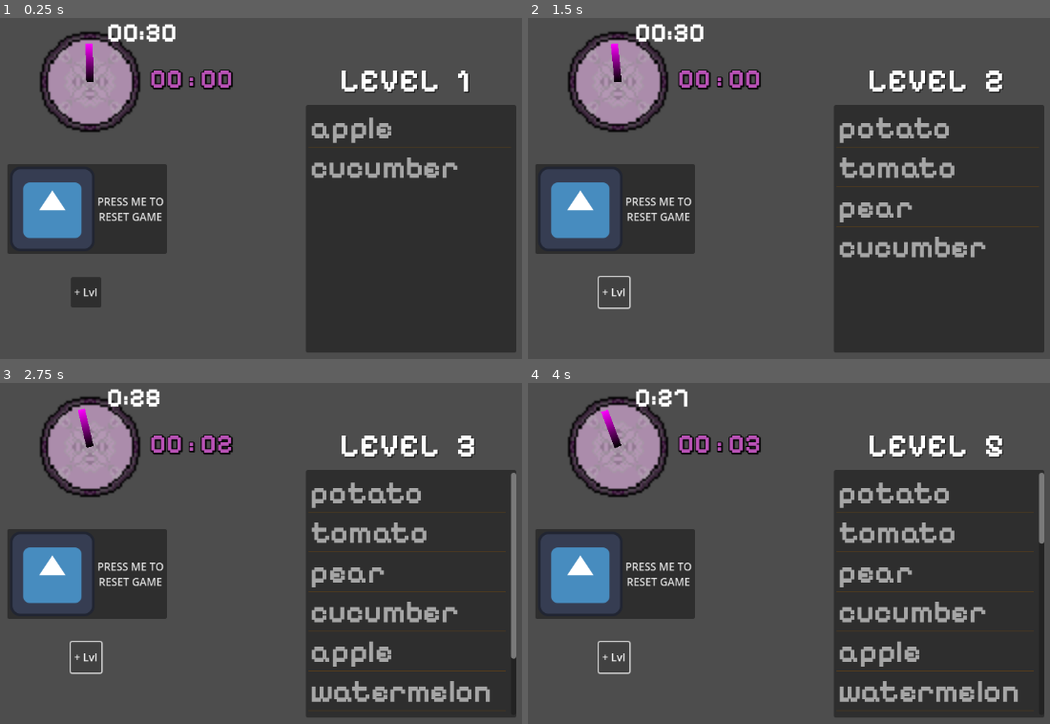
Above: before the commit, frames 1-4 (two rows, left to right).
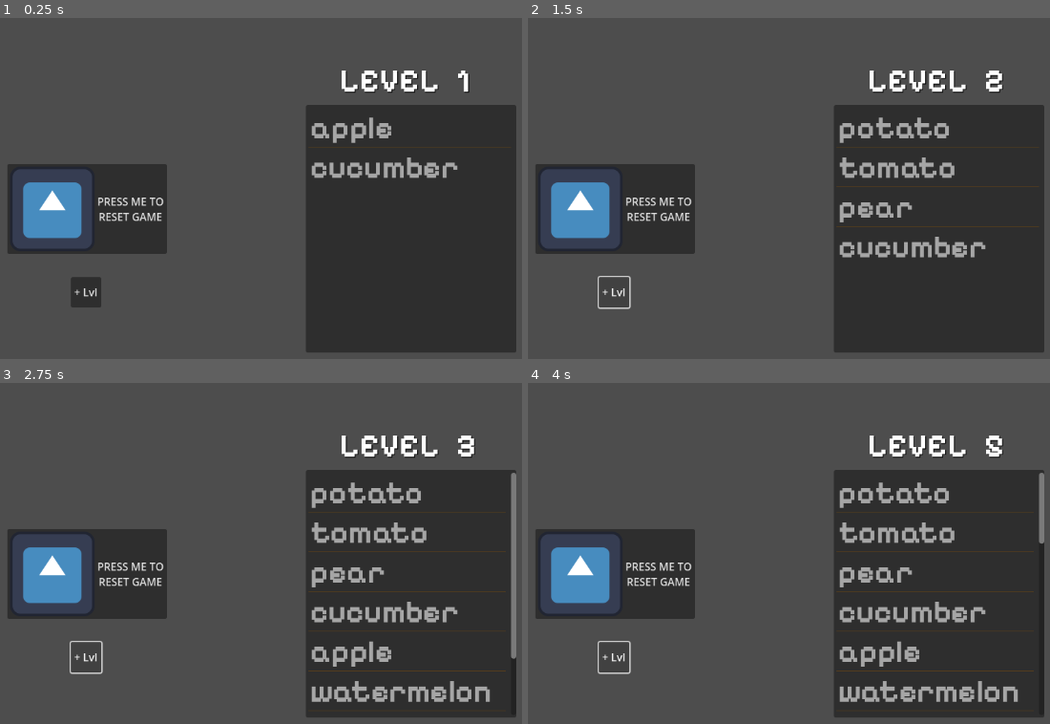
Above: after the commit, the same moments.

Repository: PauCape/gamejam-brackeys2025.1
Game: Godot game, scene res://Scenes/screen.tscn
The game is run twice, just before and just after one commit, with the same random seed, the same clock (stepped at 60 frames per second) and the same inputs. The engine's default icon, where the game draws it, is replaced by a stand-in: a white triangle on a blue panel in a dark square.
Inputs:
- Up to frame 1 (0.25 s): no input
- Up to frame 2 (1.5 s): click "PRESS ME TO RESET GAME" at 0.5 s; click "+ Lvl" at 1.25 s
- Up to frame 3 (2.75 s): click "+ Lvl" at 2 s
- Up to frame 4 (4 s): click "+ Lvl" at 2.75 s; tap Enter at 3.5 s

The runs differ from the first frame. In frame 1, 5.3% of the frame differs, in the area x 7-45%, y 1-34%; in frame 2, 5.3%; in frame 3, 5.3%; in frame 4, 5.2%.

Commit message:
cleaning random list folder

Diff:
--- a/potion-recall/Scenes/random_list.tscn
+++ b/potion-recall/Scenes/random_list.tscn
@@ -1,7 +1,7 @@
 [gd_scene load_steps=3 format=3 uid="uid://btrvcol50r6cv"]
 
 [ext_resource type="Script" path="res://Scripts/control.gd" id="1_m2w3t"]
-[ext_resource type="FontFile" uid="uid://cjlkjq5rse0vx" path="res://static/PixelifySans-Bold.ttf" id="2_7l888"]
+[ext_resource type="FontFile" uid="uid://cjlkjq5rse0vx" path="res://Fonts/PixelifySans-Bold.ttf" id="2_7l888"]
 
 [node name="Control" type="Control"]
 layout_mode = 3
--- a/potion-recall/Scenes/screen.tscn
+++ b/potion-recall/Scenes/screen.tscn
@@ -1,12 +1,7 @@
-[gd_scene load_steps=8 format=3 uid="uid://dahg20tscyjle"]
+[gd_scene load_steps=3 format=3 uid="uid://dahg20tscyjle"]
 
 [ext_resource type="Texture2D" uid="uid://048hjhfr4mvv" path="res://icon.svg" id="1_7di0j"]
 [ext_resource type="PackedScene" uid="uid://btrvcol50r6cv" path="res://Scenes/random_list.tscn" id="2_4g3a4"]
-[ext_resource type="PackedScene" uid="uid://cqurrdx6khqkc" path="res://clock-logic/hud.tscn" id="3_ikoh8"]
-[ext_resource type="Texture2D" uid="uid://dcqqbhhgrfto6" path="res://clock-logic/pixil-frame-0.png" id="3_myu6c"]
-[ext_resource type="PackedScene" uid="uid://og1p5x8mv0mp" path="res://clock-logic/digital_clock.tscn" id="4_vvw2d"]
-[ext_resource type="PackedScene" uid="uid://dfuie3s4to1vq" path="res://clock-logic/clock_face.tscn" id="4_xlb6f"]
-[ext_resource type="PackedScene" uid="uid://or3f4o30gqij" path="res://time-bar/game_time.tscn" id="7_3y30u"]
 
 [node name="Screen" type="Node2D"]
 
@@ -33,26 +28,5 @@
 offset_bottom = 439.0
 text = "+ Lvl"
 
-[node name="DigitalClock" parent="." instance=ExtResource("4_vvw2d")]
-
-[node name="Clock" type="Sprite2D" parent="."]
-position = Vector2(498, 98)
-scale = Vector2(3.02, 3.02)
-texture = ExtResource("3_myu6c")
-
-[node name="ClockFace" parent="Clock" instance=ExtResource("4_xlb6f")]
-scale = Vector2(0.275, 0.275)
-
-[node name="HUD" parent="." instance=ExtResource("3_ikoh8")]
-offset_left = 588.0
-offset_top = 69.0
-offset_right = 692.0
-offset_bottom = 134.0
-
-[node name="GameTime" parent="." instance=ExtResource("7_3y30u")]
-
 [connection signal="pressed" from="StartGameButton" to="Control" method="_on_button_pressed"]
-[connection signal="pressed" from="StartGameButton" to="DigitalClock" method="_on_start_game_button_pressed"]
-[connection signal="pressed" from="StartGameButton" to="Clock/ClockFace" method="_on_start_game_button_pressed"]
-[connection signal="pressed" from="StartGameButton" to="GameTime" method="_on_start_game_button_pressed"]
 [connection signal="pressed" from="IncrementLevelButton" to="Control" method="_on_increment_level_button_pressed"]
--- a/potion-recall/Scripts/control.gd
+++ b/potion-recall/Scripts/control.gd
@@ -3,23 +3,15 @@
 var items = ["apple", "watermelon", "potato", "tomato", "cucumber", "carrot", "pear", "pinapple"]
 var levelNumber = 1
 
-var clock: ClockFace
-var time = 0
 # Called when the node enters the scene tree for the first time.
 func _ready() -> void:
 	for i in pick_n_random_values(items, levelNumber*2):
 		$ItemList.add_item(i)
 
-#func _physics_process(delta: float) -> void:
-	#time += delta
-	#clock = ClockFace.new()
-	#clock.hand_rotation(time)
-
 func pick_n_random_values(array: Array, n: int) -> Array:
 	var array_copy: Array = array.duplicate()
 	array_copy.shuffle()
 	return array_copy.slice(0, n)
-
 
 func _on_button_pressed() -> void:
 	$ItemList.clear()
--- a/potion-recall/clock-logic/clock_face.gd
+++ /dev/null
@@ -1,36 +0,0 @@
-extends Node2D
-class_name ClockFace
-
-enum {HOUR}
-const HOUR_HAND_LENGTH = -70
-
-@onready var hour_hand: Line2D = $Hand
-
-var time = 0
-
-func _physics_process(delta: float) -> void:
-	time += delta
-	hour_hand.points[1] = calculate_hand_tip_location(HOUR, time) # function aplies on second point of the line
-
-#func hand_rotation(time) -> void:
-	#hour_hand.points[1] = calculate_hand_tip_location(HOUR, time)
-
-func reset():
-	time = 0
-
-func calculate_hand_tip_location(hand, time) -> Vector2:
-	var length
-	var angle
-
-	match hand:
-		HOUR:
-			length = HOUR_HAND_LENGTH
-			angle = deg_to_rad(time * 6)
-
-	var x = length * sin(angle)
-	var y = length * cos(angle)
-
-	return Vector2(x, y)
-
-func _on_start_game_button_pressed() -> void:
-	reset()
--- a/potion-recall/clock-logic/clock_face.tscn
+++ /dev/null
@@ -1,19 +0,0 @@
-[gd_scene load_steps=4 format=3 uid="uid://dfuie3s4to1vq"]
-
-[ext_resource type="Script" path="res://clock-logic/clock_face.gd" id="1_i61hb"]
-
-[sub_resource type="Gradient" id="Gradient_l84gq"]
-
-[sub_resource type="CurveTexture" id="CurveTexture_2qixb"]
-
-[node name="ClockFace" type="Node2D"]
-script = ExtResource("1_i61hb")
-
-[node name="Hand" type="Line2D" parent="."]
-points = PackedVector2Array(0, 0, 0, -100)
-closed = true
-width = 13.135
-default_color = Color(0.1826, 0.122008, 0.151972, 1)
-gradient = SubResource("Gradient_l84gq")
-texture = SubResource("CurveTexture_2qixb")
-round_precision = 13
--- a/potion-recall/clock-logic/digital_clock.gd
+++ /dev/null
@@ -1,28 +0,0 @@
-extends Node
-class_name DigitalClock
-
-var time = 0
-var sec = 0
-# Called when the node enters the scene tree for the first time.
-
-# Called every frame. 'delta' is the elapsed time since the previous frame.
-func _process(delta: float) -> void:
-	time += delta
-
-func time_to_string() -> String:
-	var sec = fmod(time, 60)
-	var min = time / 60
-
-	var format_string = "%02d : %02d"
-	var actual_string = format_string % [min, sec]
-	return actual_string
-
-#func stop_game():
-	#sec = fmod(time, 60) # refactoriza setter sec
-	#print(sec % 02d)
-
-func reset():
-	time = 0
-
-func _on_start_game_button_pressed() -> void:
-	reset()
--- a/potion-recall/clock-logic/digital_clock.tscn
+++ /dev/null
@@ -1,6 +0,0 @@
-[gd_scene load_steps=2 format=3 uid="uid://og1p5x8mv0mp"]
-
-[ext_resource type="Script" path="res://clock-logic/digital_clock.gd" id="1_1kfdr"]
-
-[node name="DigitalClock" type="Node" groups=["digitalclock"]]
-script = ExtResource("1_1kfdr")
--- a/potion-recall/clock-logic/hud.gd
+++ /dev/null
@@ -1,14 +0,0 @@
-extends Control
-class_name HUD
-
-@onready var digital_clock: Label = $DigitalClock
-var digitalClock: DigitalClock
-
-func _ready() -> void:
-	digitalClock = get_tree().get_first_node_in_group("digitalclock")
-
-func _process(delta: float) -> void:
-	update_digital_clock_label()
-
-func update_digital_clock_label():
-	digital_clock.text = digitalClock.time_to_string()
--- a/potion-recall/clock-logic/hud.tscn
+++ /dev/null
@@ -1,25 +0,0 @@
-[gd_scene load_steps=4 format=3 uid="uid://cqurrdx6khqkc"]
-
-[ext_resource type="Script" path="res://clock-logic/hud.gd" id="1_fbset"]
-[ext_resource type="FontFile" uid="uid://cjlkjq5rse0vx" path="res://static/PixelifySans-Bold.ttf" id="2_mvlx6"]
-
-[sub_resource type="LabelSettings" id="LabelSettings_0axjj"]
-font = ExtResource("2_mvlx6")
-font_size = 41
-font_color = Color(0.72549, 0.321569, 0.713726, 1)
-outline_size = 5
-outline_color = Color(0, 0, 0, 1)
-shadow_size = 7
-shadow_color = Color(0, 0, 0, 0.764706)
-
-[node name="HUD" type="Control"]
-layout_mode = 3
-anchors_preset = 0
-script = ExtResource("1_fbset")
-
-[node name="DigitalClock" type="Label" parent="."]
-layout_mode = 1
-offset_right = 109.0
-offset_bottom = 50.0
-text = "00:00"
-label_settings = SubResource("LabelSettings_0axjj")
--- a/potion-recall/time-bar/game_time.gd
+++ /dev/null
@@ -1,26 +0,0 @@
-extends Node
-
-var startTime = 30
-var sec = startTime
-var minute = 0
-
-func _on_start_game_button_pressed() -> void:
-	$Timer.start()
-
-func game_time():
-	if sec > 0:
-		sec -= 1
-		$timeStatus.text = str(minute) + ":" + str(sec)
-	else:
-		sec = startTime - 1
-		if minute > 0:
-			minute -= 1
-			$timeStatus.text = str(minute) + ":" + str(sec)
-		else:
-			$Timer.stop()
-
-func reset():
-	startTime = 60
-
-func _on_timer_timeout() -> void:
-	game_time()
--- a/potion-recall/time-bar/game_time.tscn
+++ /dev/null
@@ -1,26 +0,0 @@
-[gd_scene load_steps=4 format=3 uid="uid://or3f4o30gqij"]
-
-[ext_resource type="Script" path="res://time-bar/game_time.gd" id="1_tqbbm"]
-[ext_resource type="FontFile" uid="uid://cjlkjq5rse0vx" path="res://static/PixelifySans-Bold.ttf" id="2_potfx"]
-
-[sub_resource type="LabelSettings" id="LabelSettings_q0isd"]
-font = ExtResource("2_potfx")
-font_size = 40
-
-[node name="GameTime" type="Node"]
-script = ExtResource("1_tqbbm")
-
-[node name="timeStatus" type="Label" parent="."]
-anchors_preset = 5
-anchor_left = 0.5
-anchor_right = 0.5
-offset_left = -53.0
-offset_right = 53.0
-offset_bottom = 49.0
-grow_horizontal = 2
-text = "00:30"
-label_settings = SubResource("LabelSettings_q0isd")
-
-[node name="Timer" type="Timer" parent="."]
-
-[connection signal="timeout" from="Timer" to="." method="_on_timer_timeout"]
--- a/potion-recall/time-bar/time_bar.tscn
+++ /dev/null
@@ -1,40 +0,0 @@
-[gd_scene load_steps=3 format=3 uid="uid://c5p1x6kesl7ss"]
-
-[sub_resource type="StyleBoxFlat" id="StyleBoxFlat_31ru2"]
-bg_color = Color(0.827451, 0.282353, 0.207843, 1)
-corner_radius_top_left = 12
-corner_radius_top_right = 12
-corner_radius_bottom_right = 12
-corner_radius_bottom_left = 12
-
-[sub_resource type="StyleBoxFlat" id="StyleBoxFlat_ku610"]
-bg_color = Color(0.198, 0.66, 0.3289, 1)
-corner_radius_top_left = 12
-corner_radius_top_right = 12
-corner_radius_bottom_right = 12
-corner_radius_bottom_left = 12
-
-[node name="TimeBar" type="Control"]
-layout_mode = 3
-anchors_preset = 15
-anchor_right = 1.0
-anchor_bottom = 1.0
-grow_horizontal = 2
-grow_vertical = 2
-
-[node name="ProgressBar" type="ProgressBar" parent="."]
-custom_minimum_size = Vector2(0, 25)
-layout_mode = 1
-anchors_preset = 10
-anchor_right = 1.0
-offset_bottom = 27.0
-grow_horizontal = 2
-theme_override_styles/background = SubResource("StyleBoxFlat_31ru2")
-theme_override_styles/fill = SubResource("StyleBoxFlat_ku610")
-value = 73.78
-show_percentage = false
-
-[node name="TextureProgressBar" type="TextureProgressBar" parent="."]
-layout_mode = 0
-offset_right = 40.0
-offset_bottom = 40.0
Renamed: potion-recall/static/PixelifySans-Bold.ttf -> potion-recall/Fonts/PixelifySans-Bold.ttf
Not shown, changed: potion-recall/Fonts/PixelifySans-Bold.ttf.import
Renamed: potion-recall/static/PixelifySans-Medium.ttf -> potion-recall/Fonts/PixelifySans-Medium.ttf
Not shown, changed: potion-recall/Fonts/PixelifySans-Medium.ttf.import
Renamed: potion-recall/static/PixelifySans-Regular.ttf -> potion-recall/Fonts/PixelifySans-Regular.ttf
Not shown, changed: potion-recall/Fonts/PixelifySans-Regular.ttf.import
Renamed: potion-recall/static/PixelifySans-SemiBold.ttf -> potion-recall/Fonts/PixelifySans-SemiBold.ttf
Not shown, changed: potion-recall/Fonts/PixelifySans-SemiBold.ttf.import
Binary file removed: potion-recall/clock-logic/pixil-frame-0.png
Not shown, removed: potion-recall/clock-logic/pixil-frame-0.png.import
